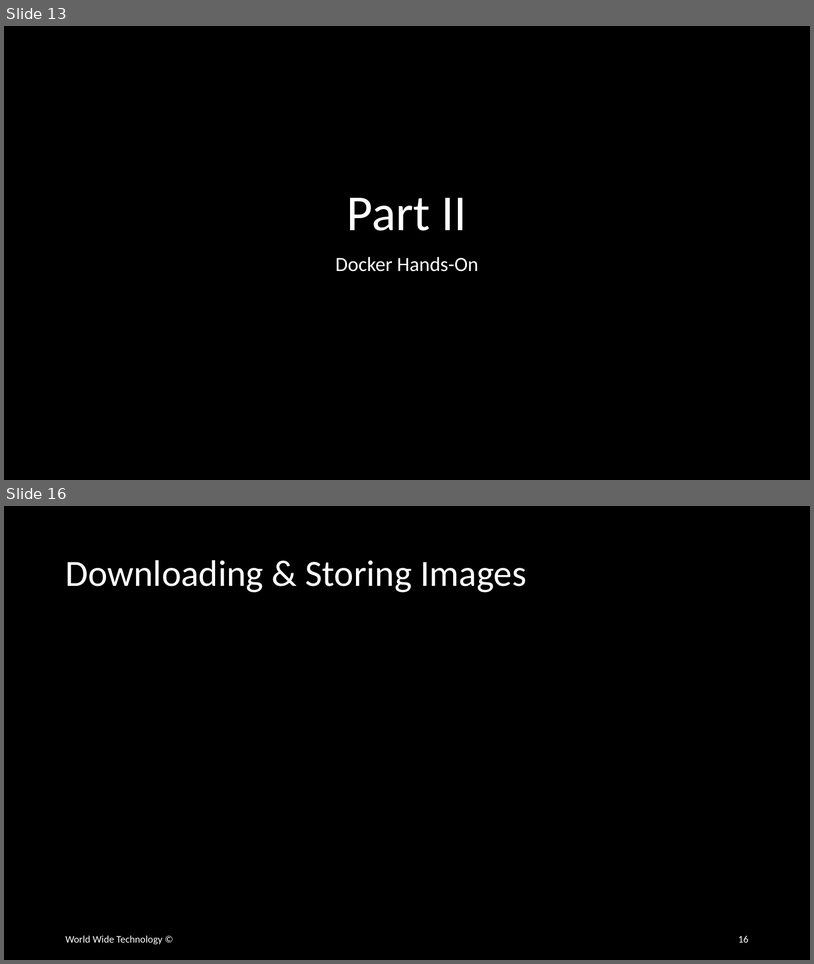
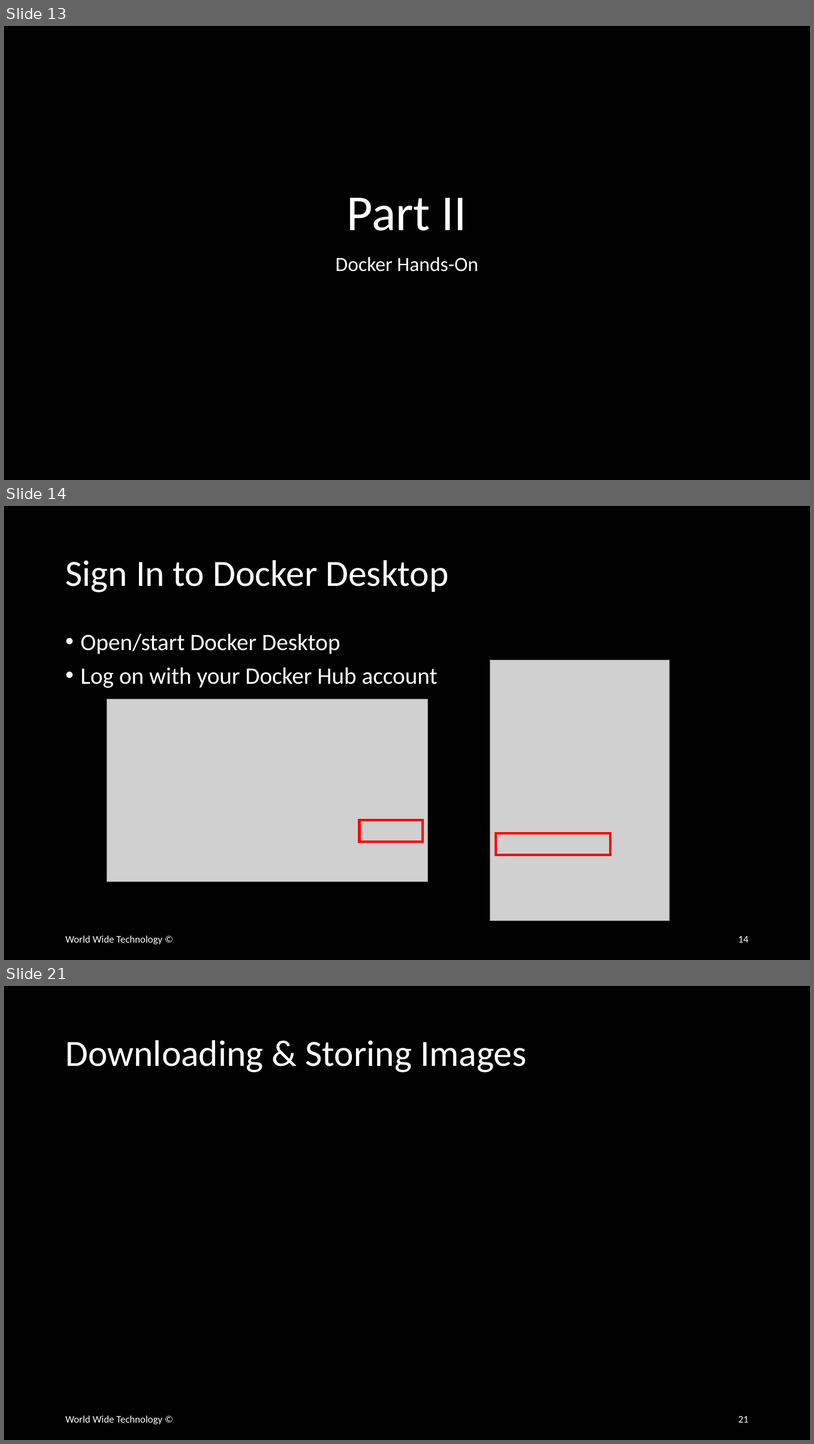
Before and after one commit to wwt/docker-foundations, a slide deck: docker-foundations.pptx. Shown one above the other, each under a label of ours: slides 13 and 16 before the commit, slides 13, 14 and 21 after it; the slides between them are not shown. The pictures are 814x964 and 814x1444 pixels, drawn with LibreOffice and Linux fonts; fonts in the diff are those of the drawing; grey boxes stand for pictures. Boxes give left, top, right and bottom in pixels: in the first picture for what was removed or moved away, otherwise in the second. Text is boxed around its words. In the diff, an @@ line names an element or a change of style, - is before the commit and + after.

```diff
--- a/docker-foundations.pptx
+++ b/docker-foundations.pptx
@@ slide 14 added at <box>4,506,810,960</box>, background #000000 @@
@@ title added at <box>65,560,449,592</box>, 44 pt, text #FFFFFF @@
+Sign In to Docker Desktop
@@ text added at <box>81,633,438,688</box>, 28 pt, text #FFFFFF @@
+• Open/start Docker Desktop
+• Log on with your Docker Hub account
@@ picture added at <box>491,660,671,921</box> @@
@@ picture added at <box>107,699,428,881</box> @@
@@ rectangle added at <box>360,820,423,842</box>, outline #FF0000 3 pt @@
@@ rectangle added at <box>496,833,611,855</box>, outline #FF0000 3 pt @@
@@ text added at <box>65,935,162,944</box>, 12 pt, text #FFFFFF @@
+World Wide Technology ©
@@ page number added at <box>738,936,749,942</box>, 12 pt, text #FFFFFF @@
+14
@@ what was slide 16 is now slide 21 @@
@@ page number at <box>738,1416,749,1422</box>: text changed @@
-16
+21
```
Also in this commit, not shown: 2 slides changed, 4 other slides added.
